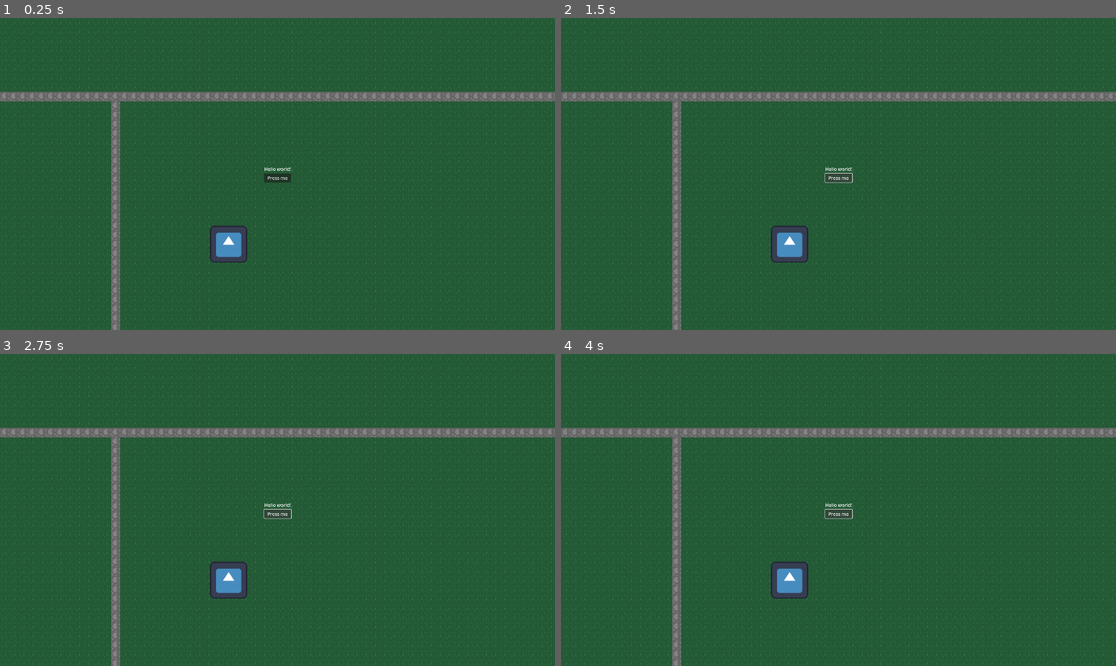
Above: before the commit, frames 1-4 (two rows, left to right).
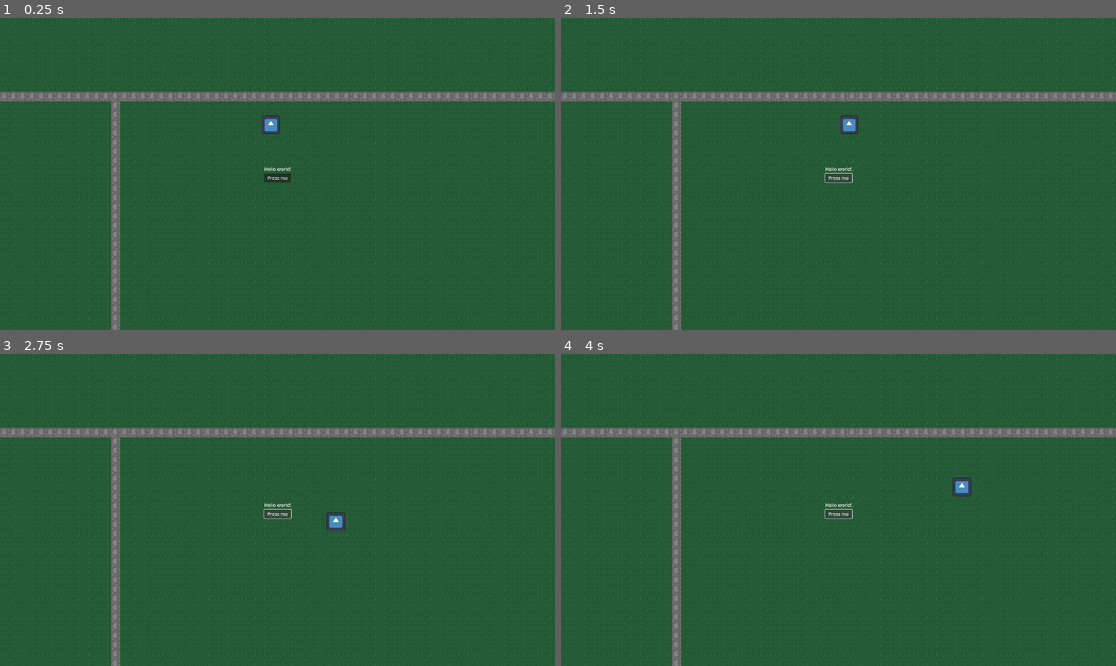
Above: after the commit, the same moments.

Repository: merskip/just-game
Game: Godot game, scene res://Scenes/Main Scene.tscn
Same seed, same stepped clock (60 frames per second), same inputs: the game is played once before the commit and once after it. The engine's default icon, where the game draws it, is replaced by a stand-in: a white triangle on a blue panel in a dark square.
Inputs:
- Up to frame 1 (0.25 s): no input
- Up to frame 2 (1.5 s): click "Press me" at 0.5 s; tap Enter at 1.25 s; hold Right (move_right, bound only after the commit) from 1.28 s (still down)
- Up to frame 3 (2.75 s): release Right (move_right, bound only after the commit) at 2.03 s; hold Down (move_down, bound only after the commit) from 2.03 s (still down)
- Up to frame 4 (4 s): release Down (move_down, bound only after the commit) at 2.78 s; hold Right (move_right, bound only after the commit) 2.78-3.53 s; hold Up (move_up, bound only after the commit) from 3.53 s (still down)

The runs differ from the first frame. In frame 1, 1.0% of the frame differs, in the area x 37-51%, y 31-79%; in frame 2, 1.0%; in frame 3, 1.0%; in frame 4, 1.0%, in the area x 37-74%, y 39-79%.

Commit message:
Added moving player

Diff:
--- /dev/null
+++ b/Models/player.gd
@@ -0,0 +1,14 @@
+extends CharacterBody2D
+
+@export var speed: float = 300.0
+
+func _physics_process(delta: float) -> void:
+	var move = Vector3(
+		Input.get_axis("move_left", "move_right"),
+		Input.get_axis("move_up", "move_down"),
+		0
+	).normalized()
+	velocity.x = move.x * speed
+	velocity.y = move.y * speed
+
+	move_and_slide()
--- /dev/null
+++ b/Models/player.tscn
@@ -0,0 +1,17 @@
+[gd_scene load_steps=4 format=3 uid="uid://bj6istu8r131k"]
+
+[ext_resource type="Script" path="res://Models/player.gd" id="1_3kw8n"]
+[ext_resource type="Texture2D" uid="uid://chh1vkpbvaxsc" path="res://Assets/icon.svg" id="1_bo06m"]
+
+[sub_resource type="RectangleShape2D" id="RectangleShape2D_8rq02"]
+size = Vector2(62, 62)
+
+[node name="CharacterBody2D" type="CharacterBody2D"]
+script = ExtResource("1_3kw8n")
+
+[node name="Sprite2D" type="Sprite2D" parent="."]
+scale = Vector2(0.5, 0.5)
+texture = ExtResource("1_bo06m")
+
+[node name="CollisionShape2D" type="CollisionShape2D" parent="."]
+shape = SubResource("RectangleShape2D_8rq02")
--- a/Scenes/Main Scene.tscn
+++ b/Scenes/Main Scene.tscn
@@ -1,9 +1,8 @@
-[gd_scene load_steps=5 format=4 uid="uid://bq73ukjrg4bxg"]
+[gd_scene load_steps=4 format=4 uid="uid://bq73ukjrg4bxg"]
 
 [ext_resource type="PackedScene" uid="uid://d2bjrjtongb35" path="res://Scenes/GUI.tscn" id="1_cjw5i"]
 [ext_resource type="TileSet" uid="uid://dbdwtvdnk7rff" path="res://Assets/gound.tres" id="1_whfwv"]
-[ext_resource type="Texture2D" uid="uid://chh1vkpbvaxsc" path="res://Assets/icon.svg" id="2_rdl26"]
-[ext_resource type="Script" path="res://Assets/sprite_2d.gd" id="3_5tk1x"]
+[ext_resource type="PackedScene" uid="uid://bj6istu8r131k" path="res://Models/player.tscn" id="2_sggrd"]
 
 [node name="MainScene" type="Node2D"]
 
@@ -11,10 +10,8 @@
 tile_map_data = PackedByteArray("AAAAAAAAAAAAAAAAAAABAAAAAAAAAAAAAAABAAEAAAAAAAAAAAABAAIAAAAAAAAAAAACAAIAAAAAAAAAAAACAA …(32560 unchanged characters)…
 tile_set = ExtResource("1_whfwv")
 
-[node name="Sprite2D" type="Sprite2D" parent="."]
-position = Vector2(791, 783)
-texture = ExtResource("2_rdl26")
-script = ExtResource("3_5tk1x")
+[node name="CharacterBody2D" parent="." instance=ExtResource("2_sggrd")]
+position = Vector2(937, 370)
 
 [node name="GUI" parent="." instance=ExtResource("1_cjw5i")]
 offset_right = 1920.0
--- a/project.godot
+++ b/project.godot
@@ -20,6 +20,33 @@
 window/size/viewport_width=1920
 window/size/viewport_height=1080
 
+[input]
+
+move_up={
+"deadzone": 0.5,
+"events": [Object(InputEventKey,"resource_local_to_scene":false,"resource_name":"","device":-1,"window_id":0,"alt_pressed":false,"shift_pressed":false,"ctrl_pressed":false,"meta_pressed":false,"pressed":false,"keycode":0,"physical_keycode":4194320,"key_label":0,"unicode":0,"location":0,"echo":false,"script":null)
+, Object(InputEventKey,"resource_local_to_scene":false,"resource_name":"","device":-1,"window_id":0,"alt_pressed":false,"shift_pressed":false,"ctrl_pressed":false,"meta_pressed":false,"pressed":false,"keycode":0,"physical_keycode":87,"key_label":0,"unicode":119,"location":0,"echo":false,"script":null)
+]
+}
+move_right={
+"deadzone": 0.5,
+"events": [Object(InputEventKey,"resource_local_to_scene":false,"resource_name":"","device":-1,"window_id":0,"alt_pressed":false,"shift_pressed":false,"ctrl_pressed":false,"meta_pressed":false,"pressed":false,"keycode":0,"physical_keycode":4194321,"key_label":0,"unicode":0,"location":0,"echo":false,"script":null)
+, Object(InputEventKey,"resource_local_to_scene":false,"resource_name":"","device":-1,"window_id":0,"alt_pressed":false,"shift_pressed":false,"ctrl_pressed":false,"meta_pressed":false,"pressed":false,"keycode":0,"physical_keycode":68,"key_label":0,"unicode":100,"location":0,"echo":false,"script":null)
+]
+}
+move_down={
+"deadzone": 0.5,
+"events": [Object(InputEventKey,"resource_local_to_scene":false,"resource_name":"","device":-1,"window_id":0,"alt_pressed":false,"shift_pressed":false,"ctrl_pressed":false,"meta_pressed":false,"pressed":false,"keycode":0,"physical_keycode":4194322,"key_label":0,"unicode":0,"location":0,"echo":false,"script":null)
+, Object(InputEventKey,"resource_local_to_scene":false,"resource_name":"","device":-1,"window_id":0,"alt_pressed":false,"shift_pressed":false,"ctrl_pressed":false,"meta_pressed":false,"pressed":false,"keycode":0,"physical_keycode":83,"key_label":0,"unicode":115,"location":0,"echo":false,"script":null)
+]
+}
+move_left={
+"deadzone": 0.5,
+"events": [Object(InputEventKey,"resource_local_to_scene":false,"resource_name":"","device":-1,"window_id":0,"alt_pressed":false,"shift_pressed":false,"ctrl_pressed":false,"meta_pressed":false,"pressed":false,"keycode":0,"physical_keycode":4194319,"key_label":0,"unicode":0,"location":0,"echo":false,"script":null)
+, Object(InputEventKey,"resource_local_to_scene":false,"resource_name":"","device":-1,"window_id":0,"alt_pressed":false,"shift_pressed":false,"ctrl_pressed":false,"meta_pressed":false,"pressed":false,"keycode":0,"physical_keycode":65,"key_label":0,"unicode":97,"location":0,"echo":false,"script":null)
+]
+}
+
 [rendering]
 
 renderer/rendering_method="gl_compatibility"
